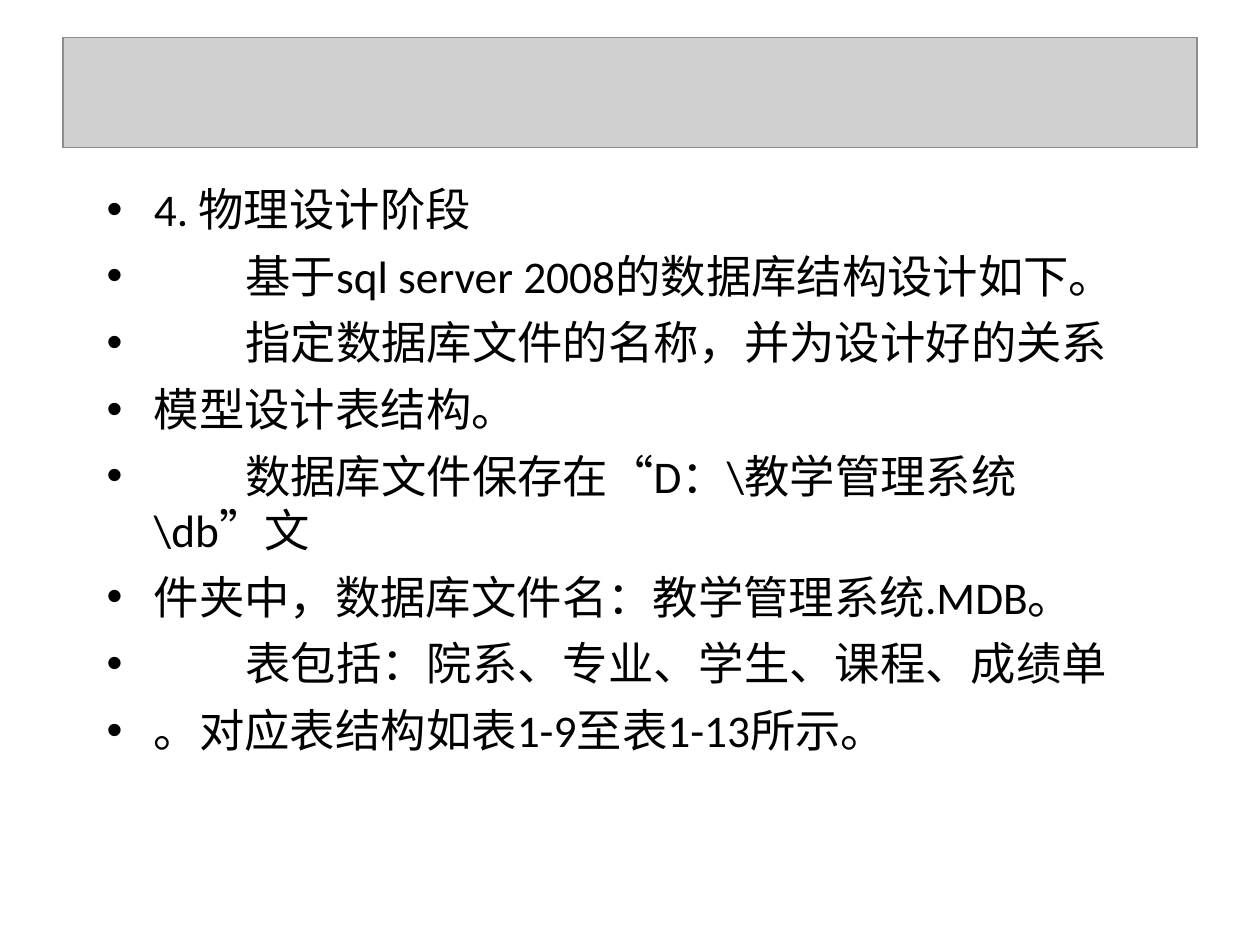
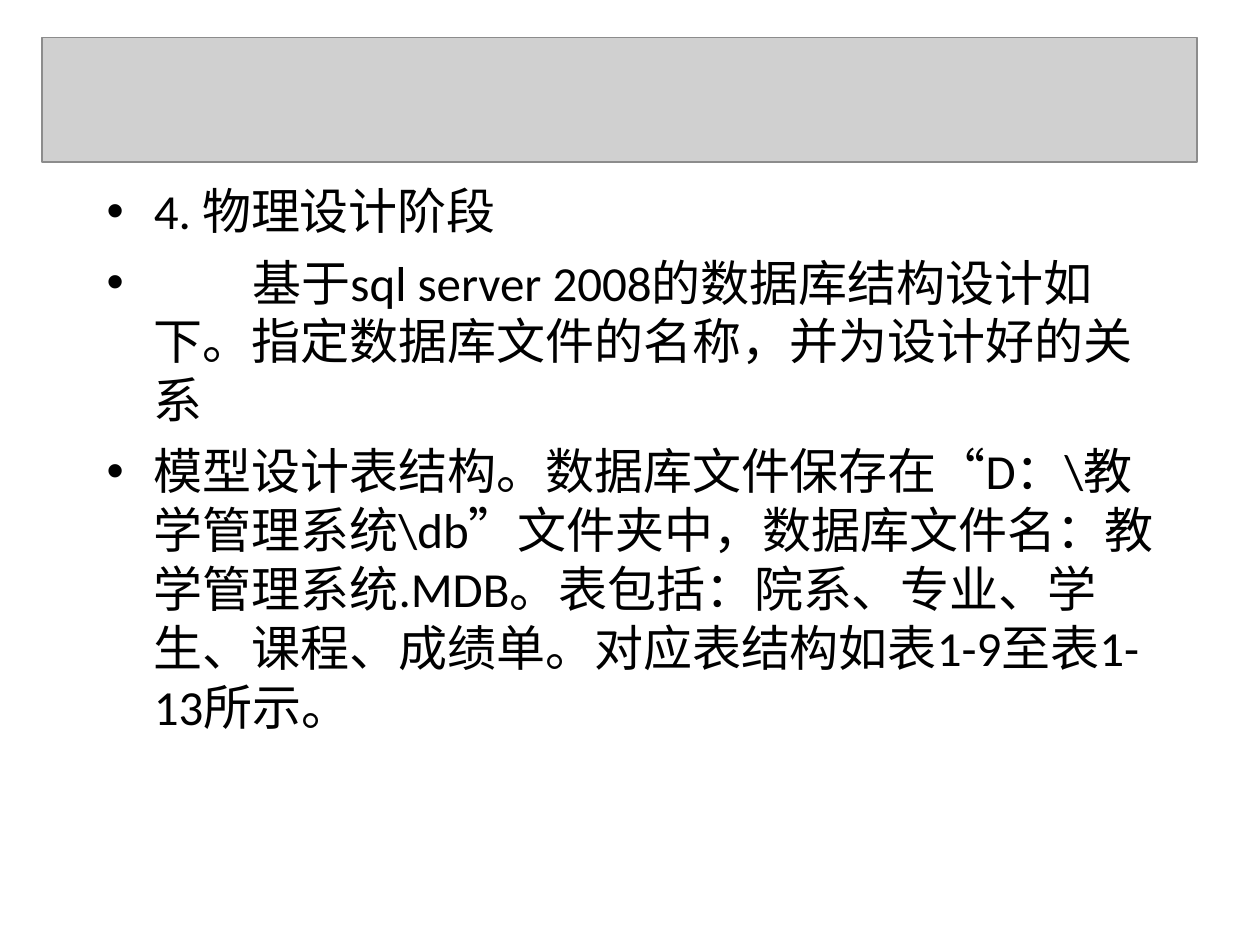
Before and after one commit to yuqingmao2019/MyWorkSpace, a slide deck: slide 118 of 数据库ppt/第1章.ppt (slide 116 before the commit). Drawn at 1260x945 pixels with LibreOffice and Linux fonts; fonts in the diff are those of the drawing; grey boxes stand for pictures; background and template pictures are left out. Boxes give left, top, right and bottom in pixels: in the first picture for what was removed or moved away, otherwise in the second. Text is boxed around its words. In the diff, an @@ line names an element or a change of style, - is before the commit and + after.

Commit message:
数据库第一章学习

```diff
--- a/数据库ppt/第1章.ppt
+++ b/数据库ppt/第1章.ppt
@@ picture: place and size @@
-picture at <box>63,38,1197,147</box>
+picture at <box>42,38,1197,163</box>
@@ text at <box>154,187,496,233</box>: size 25.9 to 28 pt in "4. 物理设计阶段" @@
@@ text at <box>154,259,1154,729</box>: text changed; size 25.9 to 28 pt @@
-• 基于sql server 2008的数据库结构设计如下。
-• 指定数据库文件的名称，并为设计好的关系
-• 模型设计表结构。
-• 数据库文件保存在“D：\教学管理系统\db”文
-• 件夹中，数据库文件名：教学管理系统.MDB。
-• 表包括：院系、专业、学生、课程、成绩单
-• 。对应表结构如表1-9至表1-13所示。
+• 基于sql server 2008的数据库结构设计如下。指定数据库文件的名称，并为设计好的关系
+• 模型设计表结构。数据库文件保存在“D：\教学管理系统\db”文件夹中，数据库文件名：教学管理系统.MDB。表包括：院系、专业、学生、课程、成绩单。对应表结构如表1-9至表1-13所示。
```
Also in this commit, not shown: 118 other slides changed, 3 slides added, 1 slide removed, 2 other files.
